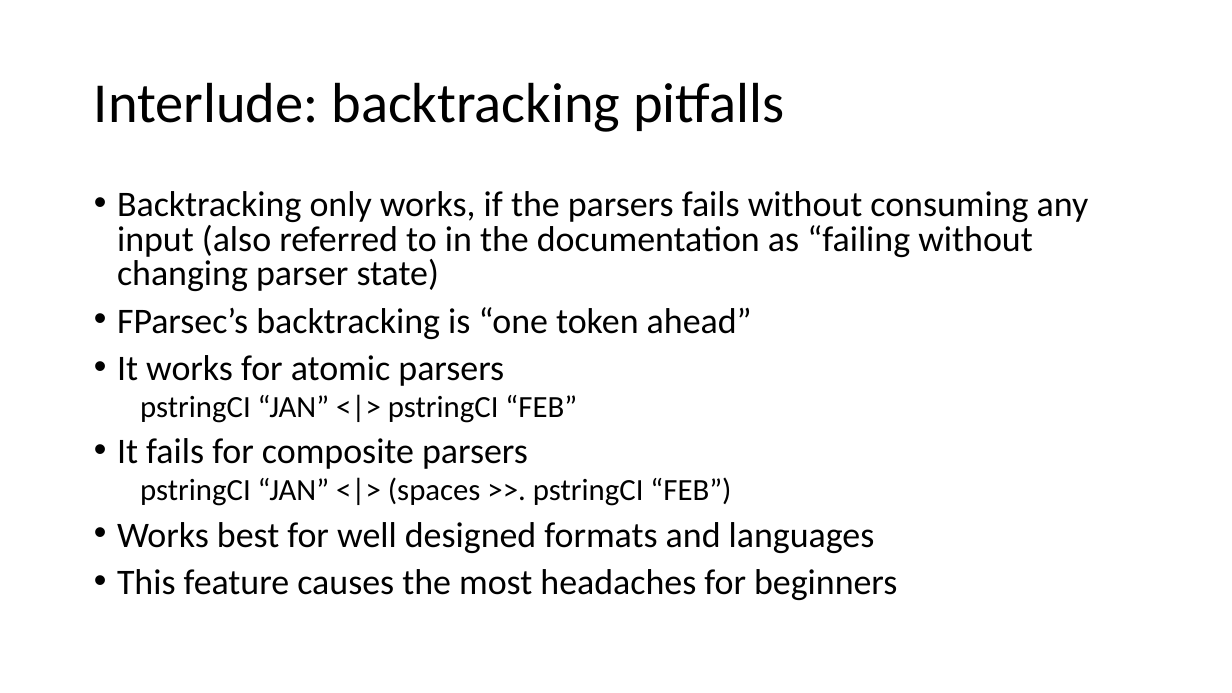
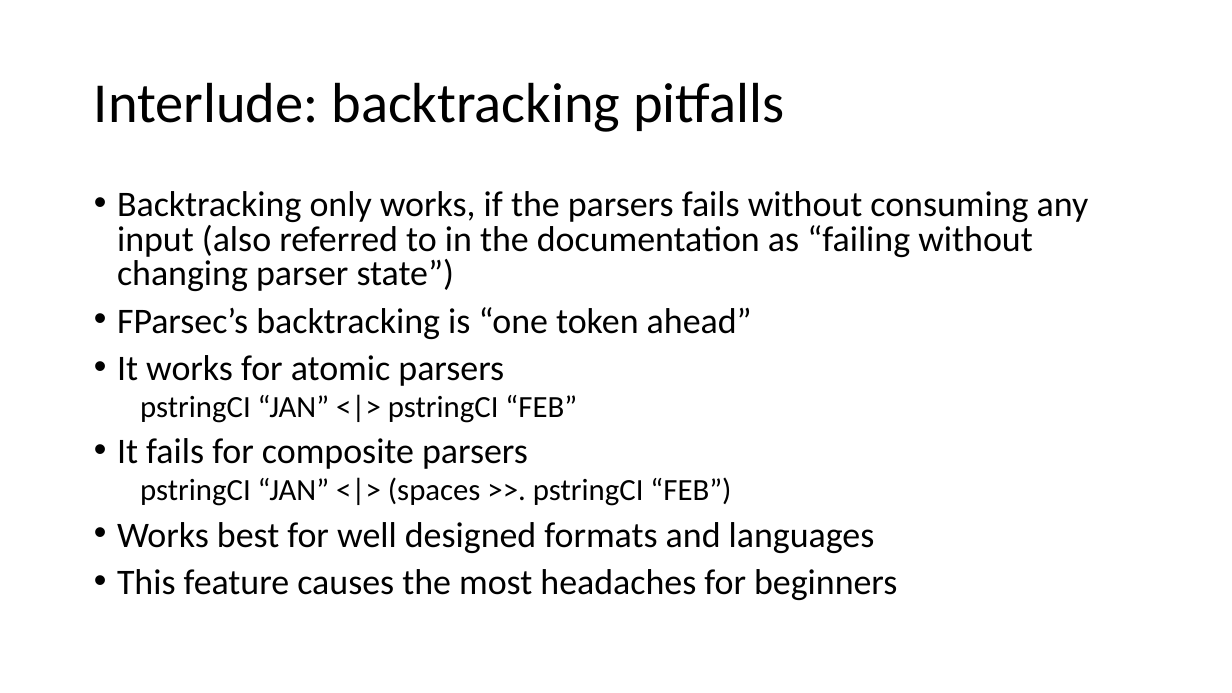
Before and after one commit to atiboros/PracticalFParsec, a slide deck: slide 14 of Slides/Practical FParsec V2.pptx. Drawn at 1232x693 pixels with LibreOffice and Linux fonts; fonts in the diff are those of the drawing. Boxes give left, top, right and bottom in pixels: in the first picture for what was removed or moved away, otherwise in the second. Text is boxed around its words. In the diff, an @@ line names an element or a change of style, - is before the commit and + after.

```diff
--- a/Slides/Practical FParsec V2.pptx
+++ b/Slides/Practical FParsec V2.pptx
@@ text at (117, 191, 1089, 291): text changed @@
-• Backtracking only works, if the parsers fails without consuming any input (also referred to in the documentation as “failing without changing parser state)
+• Backtracking only works, if the parsers fails without consuming any input (also referred to in the documentation as “failing without changing parser state”)
```
Also in this commit, not shown: 1 other slide changed, 5 slides added, 2 other files.
